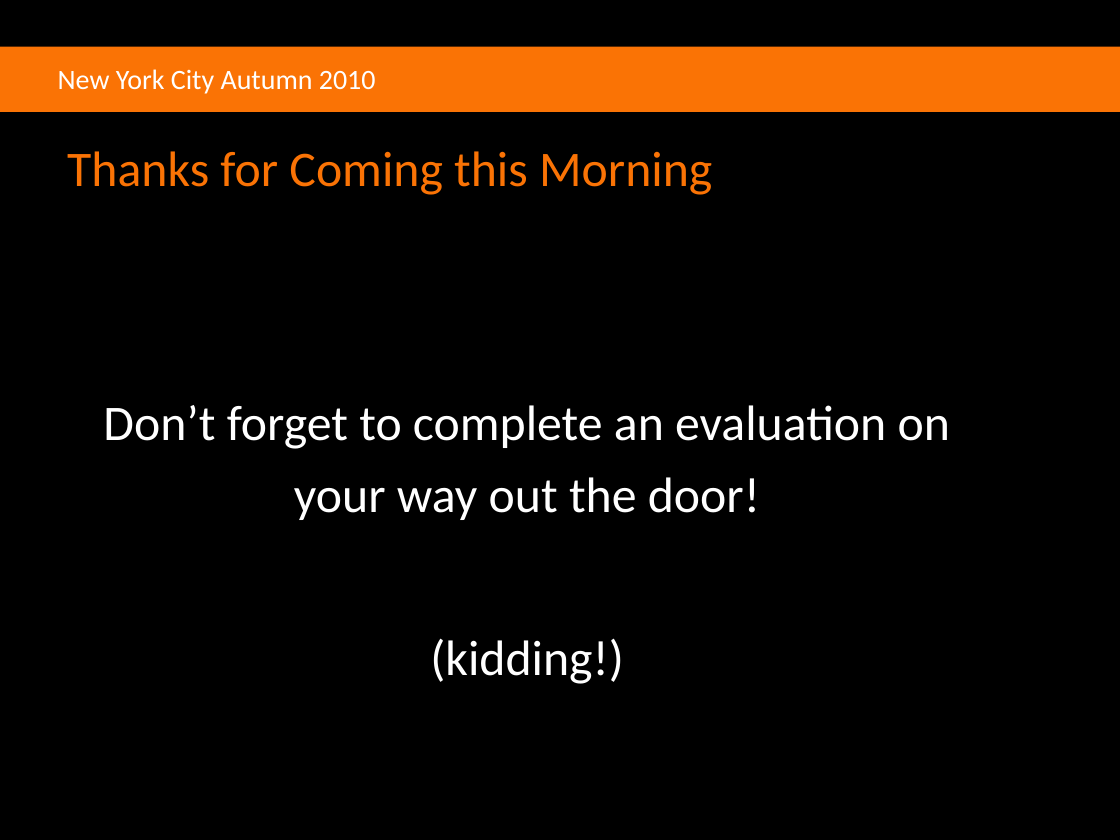
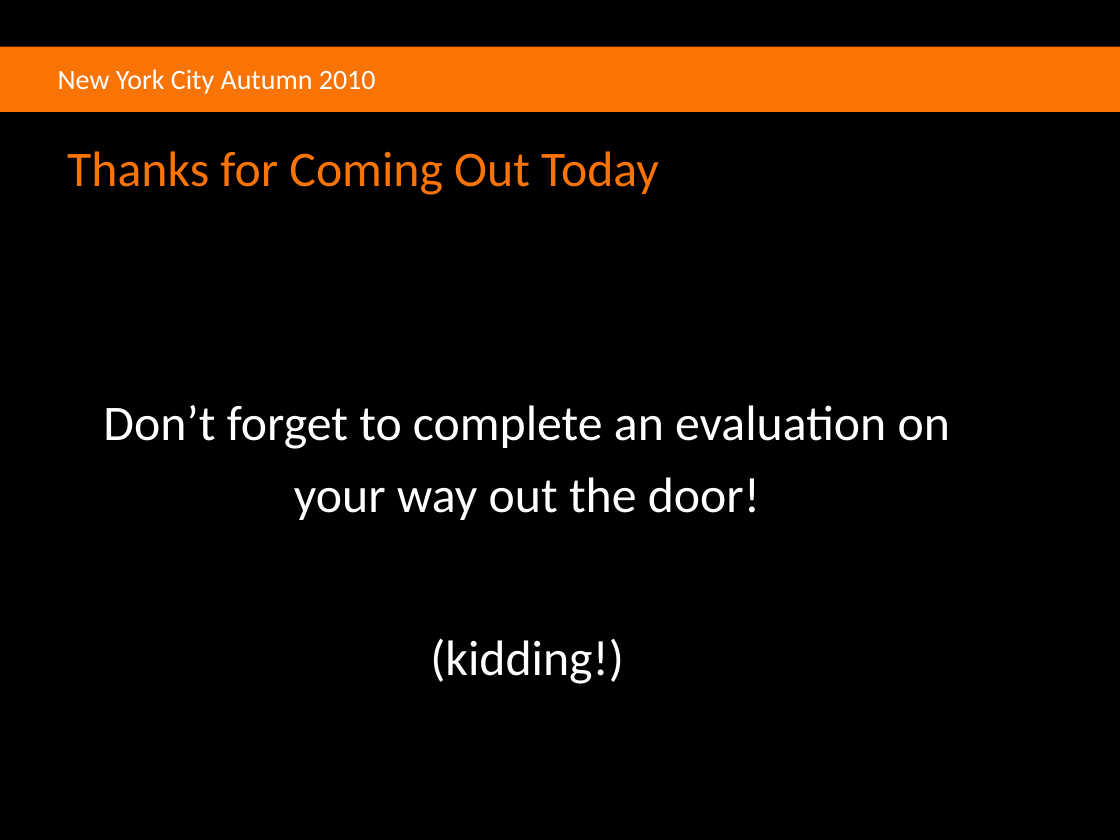
Before and after one commit to agilefire/November2010, a slide deck: slide 4 of Agile Firestarter Autumn 2010 Intro To Agile.pptx. Drawn at 1120x840 pixels with LibreOffice and Linux fonts; fonts in the diff are those of the drawing; background and template pictures are left out. Boxes give left, top, right and bottom in pixels: in the first picture for what was removed or moved away, otherwise in the second. Text is boxed around its words. In the diff, an @@ line names an element or a change of style, - is before the commit and + after.

```diff
--- a/Agile Firestarter Autumn 2010 Intro To Agile.pptx
+++ b/Agile Firestarter Autumn 2010 Intro To Agile.pptx
@@ title at (67, 151, 659, 195): text changed @@
-Thanks for Coming this Morning
+Thanks for Coming Out Today
```
Also in this commit, not shown: 2 other slides changed, 2 other files.
